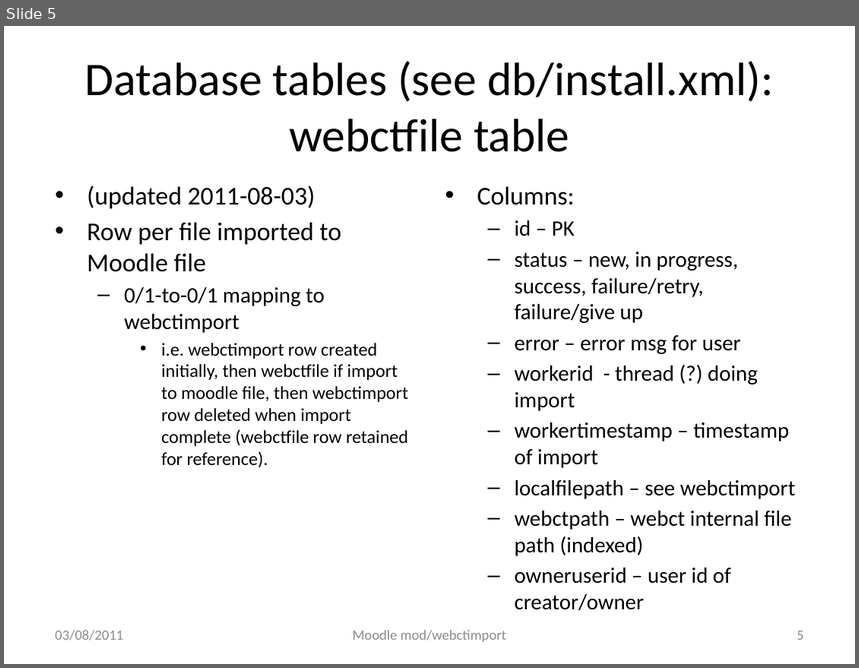
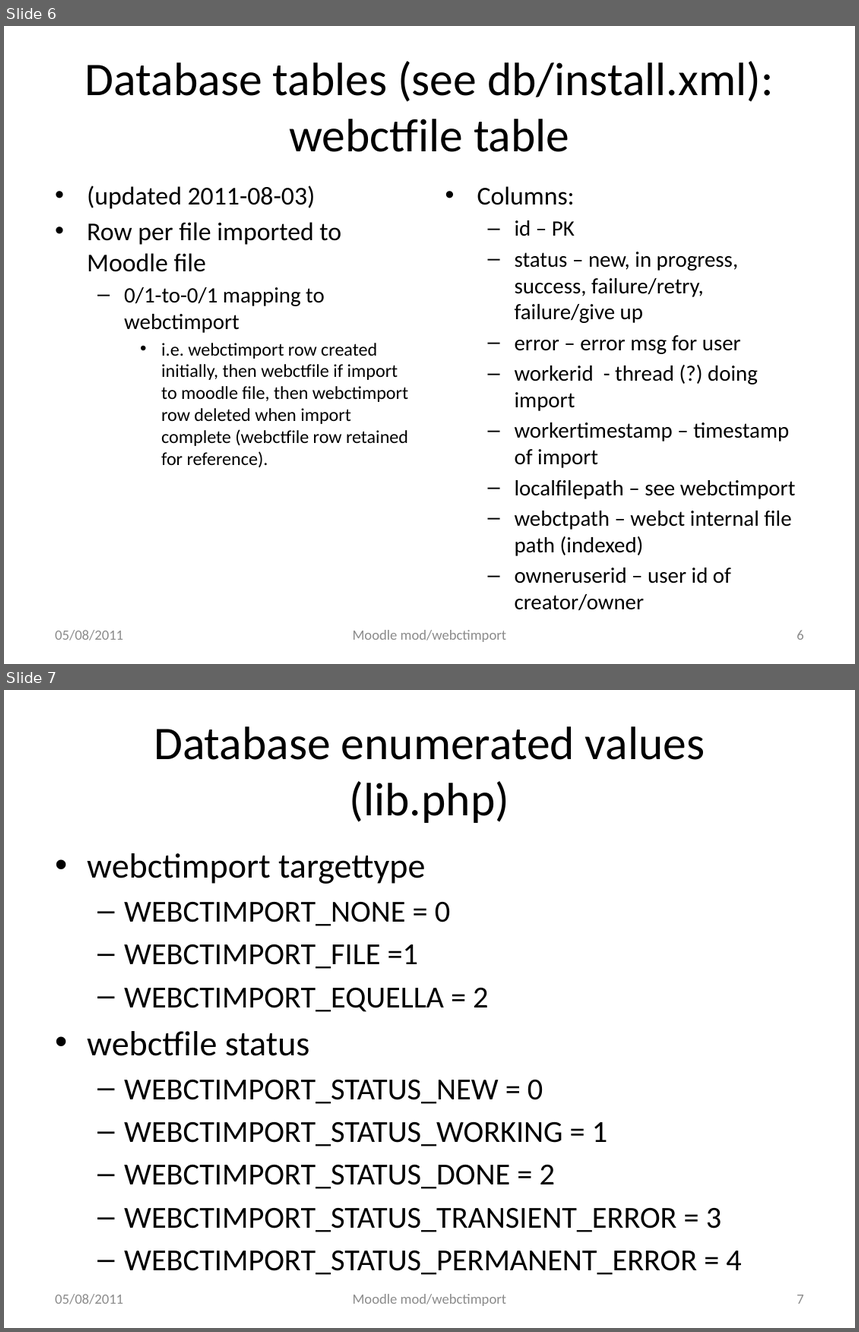
Before and after one commit to cgreenhalgh/mod_webctimport, a slide deck: docs/readme_development.pptx. Shown one above the other, each under a label of ours: slide 5 before the commit, slides 6 and 7 after it. The pictures are 859x668 and 859x1332 pixels, drawn with LibreOffice and Linux fonts; fonts in the diff are those of the drawing. Boxes give left, top, right and bottom in pixels: in the first picture for what was removed or moved away, otherwise in the second. Text is boxed around its words. In the diff, an @@ line names an element or a change of style, - is before the commit and + after.

Commit message:
updated documentation to reflect initial import stuff to moodle files

```diff
--- a/docs/readme_development.pptx
+++ b/docs/readme_development.pptx
@@ slide 7 added at [4,690,855,1328], background #FFFFFF @@
@@ title added at [154,726,705,823], 39.6 pt, text #000000 @@
+Database enumerated values
+(lib.php)
@@ text added at [87,853,741,1275], 25.9 pt, text #000000 @@
+• webctimport targettype
+  – WEBCTIMPORT_NONE = 0
+  – WEBCTIMPORT_FILE =1
+  – WEBCTIMPORT_EQUELLA = 2
+• webctfile status
+  – WEBCTIMPORT_STATUS_NEW = 0
+  – WEBCTIMPORT_STATUS_WORKING = 1
+  – WEBCTIMPORT_STATUS_DONE = 2
+  – WEBCTIMPORT_STATUS_TRANSIENT_ERROR = 3
+  – WEBCTIMPORT_STATUS_PERMANENT_ERROR = 4
@@ text added at [55,1294,123,1305], 12 pt, text #8C8C8C @@
+05/08/2011
@@ text added at [353,1294,506,1306], 12 pt, text #8C8C8C @@
+Moodle mod/webctimport
@@ page number added at [797,1295,804,1304], 12 pt, text #8C8C8C @@
+7
@@ what was slide 5 is now slide 6 @@
@@ slide 6 changed as well @@
@@ text at [55,630,123,641]: text changed @@
-03/08/2011
+05/08/2011
@@ page number at [797,630,804,640]: text changed @@
-5
+6
```
Also in this commit, not shown: 25 other slides changed, 3 other slides added, 7 other files.
